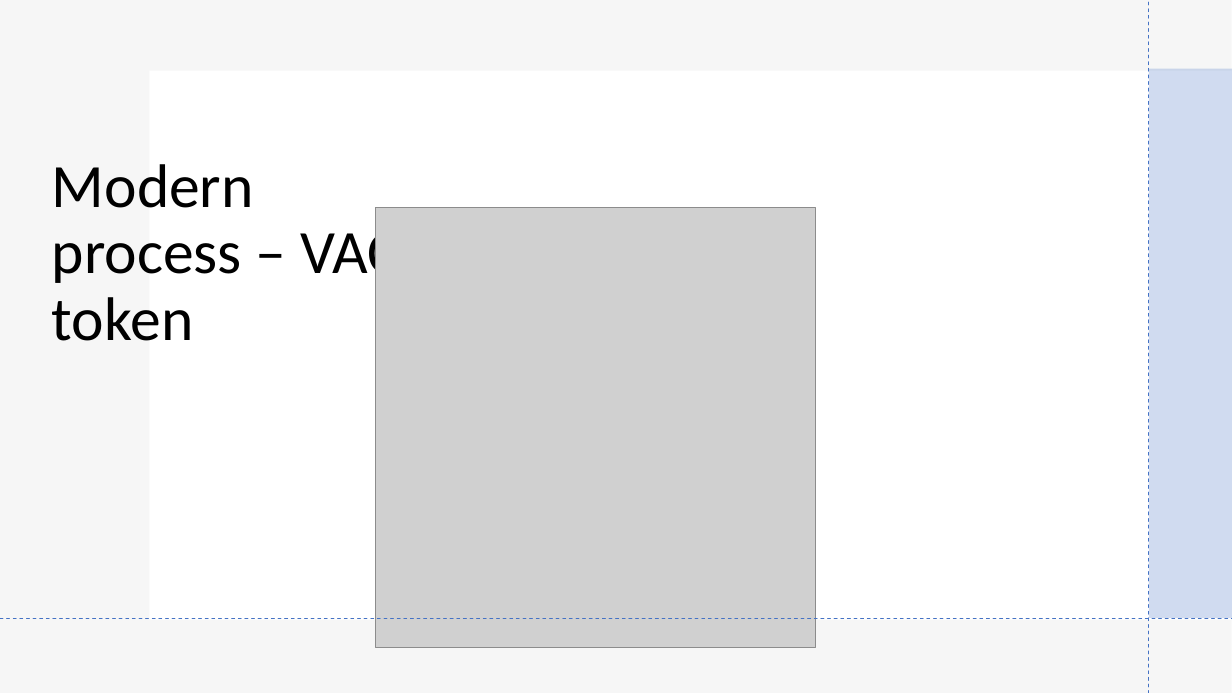
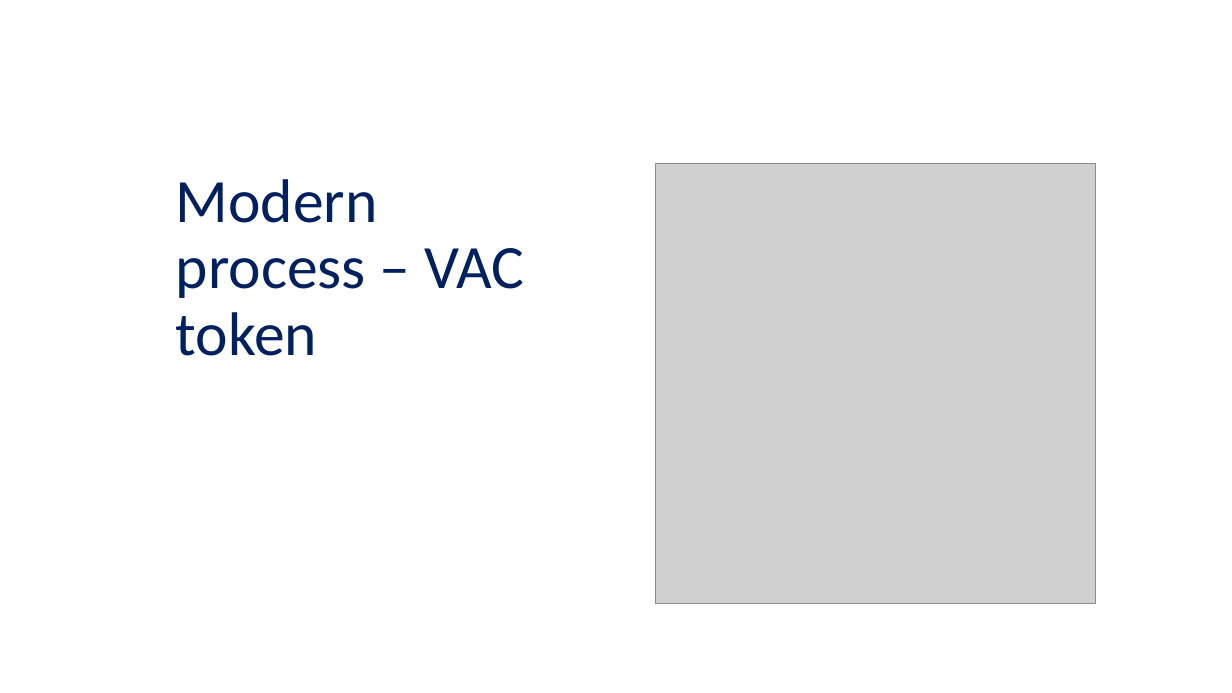
Before and after one commit to Blocks365/blockchain-vacation, a slide deck: slide 18 of ethereum/media/March 2020 presentation.pptx (slide 17 before the commit). Drawn at 1232x693 pixels with LibreOffice and Linux fonts; fonts in the diff are those of the drawing; grey boxes stand for pictures; background and template pictures are left out. Boxes give left, top, right and bottom in pixels: in the first picture for what was removed or moved away, otherwise in the second. Text is boxed around its words. In the diff, an @@ line names an element or a change of style, - is before the commit and + after.

```diff
--- a/ethereum/media/March 2020 presentation.pptx
+++ b/ethereum/media/March 2020 presentation.pptx
@@ rectangle removed at (x1=0, y1=0, x2=1232, y2=693) @@
@@ line removed from (1149, 693) to (1149, 1) @@
@@ title "Modern process – VAC token" moved from (x1=52, y1=164, x2=400, y2=341) to (x1=176, y1=179, x2=524, y2=356) @@
@@ title "Modern process – VAC token" at (x1=176, y1=179, x2=524, y2=356): text colour #000000 to #002060 @@
@@ rectangle removed at (x1=1149, y1=68, x2=1232, y2=617) @@
@@ rectangle resized from (x1=150, y1=71, x2=1232, y2=620) to (x1=121, y1=90, x2=1232, y2=603) @@
@@ rectangle at (x1=121, y1=90, x2=1232, y2=603): fill #FFFFFF to #FFFFFF at 90% opacity @@
@@ picture moved from (x1=375, y1=208, x2=815, y2=648) to (x1=655, y1=164, x2=1095, y2=604) @@
@@ line removed from (0, 618) to (1232, 618) @@
```
Also in this commit, not shown: 21 other slides changed, 9 slides added, 2 slides removed, 1 other file.
